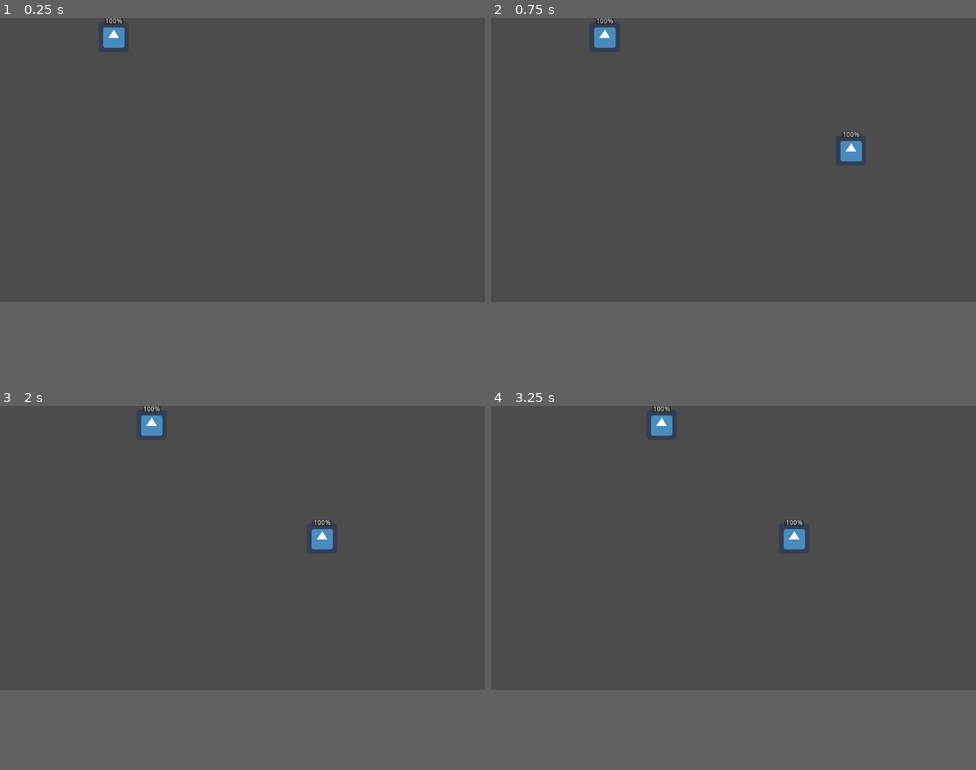
Above: before the commit, frames 1-4 (two rows, left to right).
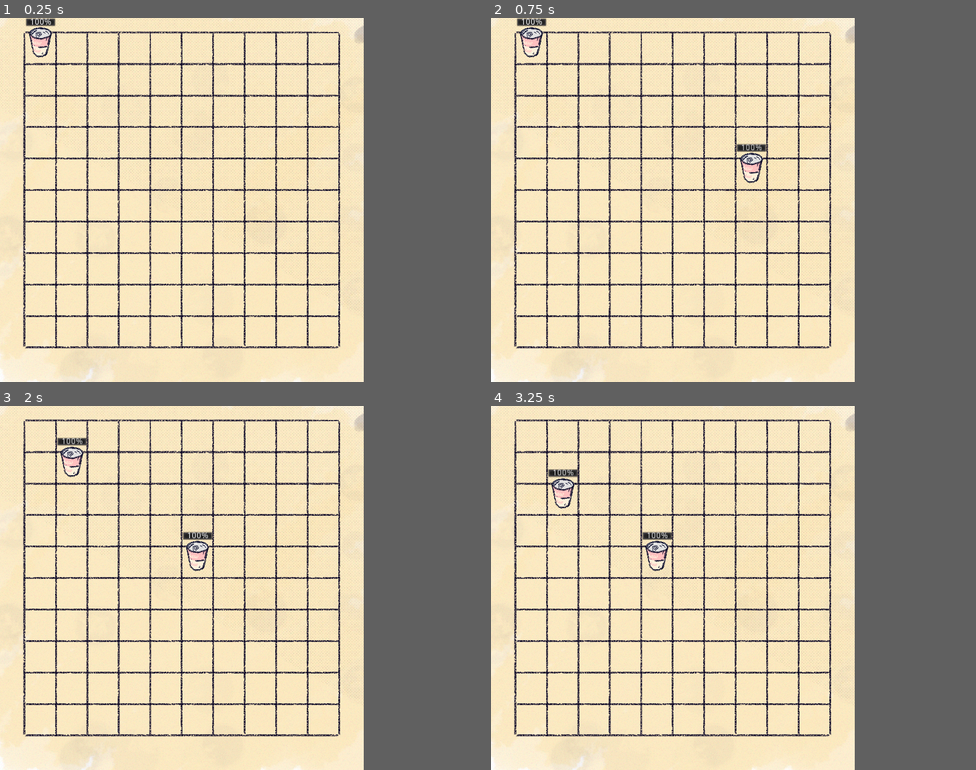
Above: after the commit, the same moments.

Repository: rudimentary-escapism/ld44
Game: Godot game, scene res://Game.tscn
Two runs of this game, one before a commit and one after it. Both use one fixed random seed, a clock stepped at 60 frames per second and the inputs below. The engine's default icon, where the game draws it, is replaced by a stand-in: a white triangle on a blue panel in a dark square.
Inputs (mouse positions are in pixels of both pictures, inside the frame that each line leads up to):
- Up to frame 1 (0.25 s): no input
- Up to frame 2 (0.75 s): tap Enter at 0.5 s; move the mouse to (840, 145) at 0.52 s; click (840, 145) at 0.67 s
- Up to frame 3 (2 s): tap Space at 1.25 s; move the mouse to (145, 562) at 1.27 s; click (145, 562) at 1.42 s
- Up to frame 4 (3.25 s): move the mouse to (782, 486) at 2.02 s; click (782, 486) at 2.17 s; tap Enter at 2.75 s; move the mouse to (709, 606) at 2.77 s; click (709, 606) at 2.92 s
In our replay, the window is 800x468 before the commit and 600x600 after it. These sizes can differ from the game's own. Grey fills any space a smaller window leaves; there, only what the larger window draws over its background counts as a difference.

The runs differ from the first frame. In frame 1, 58% of the frame differs, in the area x 0-75%, y 0-100%; in frame 2, 58%, in the area x 0-77%, y 0-100%; in frame 3, 58%; in frame 4, 58%.

Commit message:
fixed unit movement

Diff:
--- a/AI.gd
+++ b/AI.gd
@@ -1,7 +1,7 @@
 extends Node
 
-var warrior := preload("res://Warrior.tscn")
+var warrior := preload("res://Units/Warrior.tscn")
 
 func _ready():
-    var coord := Vector2(5, 0)
+    var coord := Vector2(0, 0)
     get_node("../Map").create_enemy(warrior.instance(), coord)
--- a/Map.tscn
+++ b/Map.tscn
@@ -1,6 +1,7 @@
-[gd_scene load_steps=2 format=2]
+[gd_scene load_steps=3 format=2]
 
 [ext_resource path="res://Map.gd" type="Script" id=1]
+[ext_resource path="res://Field.png" type="Texture" id=2]
 
 [node name="Map" type="Node2D"]
 script = ExtResource( 1 )
@@ -11,4 +12,8 @@
 
 [node name="WorldTimer" type="Timer" parent="."]
 autostart = true
+
+[node name="Sprite" type="Sprite" parent="."]
+texture = ExtResource( 2 )
+centered = false
 [connection signal="timeout" from="WorldTimer" to="." method="_on_WorldTimer_timeout"]
--- a/Player.gd
+++ b/Player.gd
@@ -4,7 +4,7 @@
 
 enum {IDLE, PUT}
 
-var warrior := preload("res://Warrior.tscn")
+var warrior := preload("res://Units/Warrior.tscn")
 var status := IDLE
 var current: Unit
 
--- a/Unit.gd
+++ b/Unit.gd
@@ -2,20 +2,35 @@
 
 class_name Unit
 
-const SIZE_X := 10
-const SIZE_Y := 10
-const SQUARE_SIZE := 40
+const MIN_SIZE := 0
+const MAX_SIZE := 9
+const SQUARE_SIZE := 50
+const OFFSET_X := 17
+const OFFSET_Y := 0
+const GRID_OFFSET_X := 41
+const GRID_OFFSET_Y := 25
+const LINE := 1.8
 
 func real_position(coord: Vector2) -> Vector2:
     var new_position := Vector2.ZERO
     new_position.x = coord.x * SQUARE_SIZE + SQUARE_SIZE
     new_position.y = coord.y * SQUARE_SIZE + SQUARE_SIZE
+    new_position.x += OFFSET_X + LINE * coord.x
+    new_position.y -= OFFSET_Y - LINE * coord.y
     return new_position
 
 func grip_position(coord: Vector2) -> Vector2:
+    coord.y -= GRID_OFFSET_Y
+    coord.x -= GRID_OFFSET_X
     var new_position := Vector2.ZERO
     new_position.x = (coord.x - SQUARE_SIZE) / SQUARE_SIZE
     new_position.y = (coord.y - SQUARE_SIZE) / SQUARE_SIZE
+    coord.x -= new_position.x * LINE
+    coord.y -= new_position.y * LINE
+    new_position.x = (coord.x - SQUARE_SIZE) / SQUARE_SIZE
+    new_position.y = (coord.y - SQUARE_SIZE) / SQUARE_SIZE
+    new_position.x = clamp(new_position.x, MIN_SIZE, MAX_SIZE)
+    new_position.y = clamp(new_position.y, MIN_SIZE, MAX_SIZE)
     return new_position.ceil()
 
 func search_nearest(units: Array):
--- a/Warrior.gd
+++ b/Units/Warrior.gd
@@ -1,4 +1,4 @@
-extends "Unit.gd"
+extends "../Unit.gd"
 
 export (int) var damage := 2
 
@@ -38,11 +38,15 @@
 func set_status(new_status):
     match new_status:
         ATTACK:
-            $AttackSpeed.start()
-            status = new_status
+            if status != ATTACK:
+                $AttackSpeed.start()
+                status = new_status
         LOOKING_FOR_ENEMY:
             $AttackSpeed.stop()
             status = new_status
 
 func _on_AttackSpeed_timeout():
-    target.take_damage(damage)
+    if is_instance_valid(target):
+        target.take_damage(damage)
+    else:
+        set_status(LOOKING_FOR_ENEMY)
--- a/Warrior.tscn
+++ b/Units/Warrior.tscn
@@ -1,13 +1,16 @@
-[gd_scene load_steps=3 format=2]
+[gd_scene load_steps=4 format=2]
 
-[ext_resource path="res://Warrior.gd" type="Script" id=1]
-[ext_resource path="res://icon.png" type="Texture" id=2]
+[ext_resource path="res://Units/Warrior.gd" type="Script" id=1]
+[ext_resource path="res://Units/Warrior.png" type="Texture" id=2]
+[ext_resource path="res://icon.png" type="Texture" id=3]
 
 [node name="Warrior" type="Node2D"]
 script = ExtResource( 1 )
 
 [node name="Sprite" type="Sprite" parent="."]
 texture = ExtResource( 2 )
+offset = Vector2( 0, -10 )
+region_rect = Rect2( 7, 7, 50, 50 )
 
 [node name="TextureProgress" type="TextureProgress" parent="."]
 visible = false
@@ -16,13 +19,13 @@
 margin_right = 24.0
 margin_bottom = 24.0
 value = 50.0
-texture_progress = ExtResource( 2 )
+texture_progress = ExtResource( 3 )
 
 [node name="HealthBar" type="ProgressBar" parent="."]
-margin_left = -20.0
-margin_top = -40.0
-margin_right = 20.0
-margin_bottom = -26.0
+margin_left = -25.0
+margin_top = -50.0
+margin_right = 25.0
+margin_bottom = -36.0
 max_value = 10.0
 step = 1.0
 value = 10.0
--- a/project.godot
+++ b/project.godot
@@ -24,6 +24,10 @@
 run/main_scene="res://Game.tscn"
 config/icon="res://icon.png"
 
+[display]
+
+window/size/width=600
+
 [rendering]
 
 quality/driver/driver_name="GLES2"
Binary file added: Field.png
Not shown, added: Field.png.import
Binary file added: Units/Warrior.png
Not shown, added: Units/Warrior.png.import
